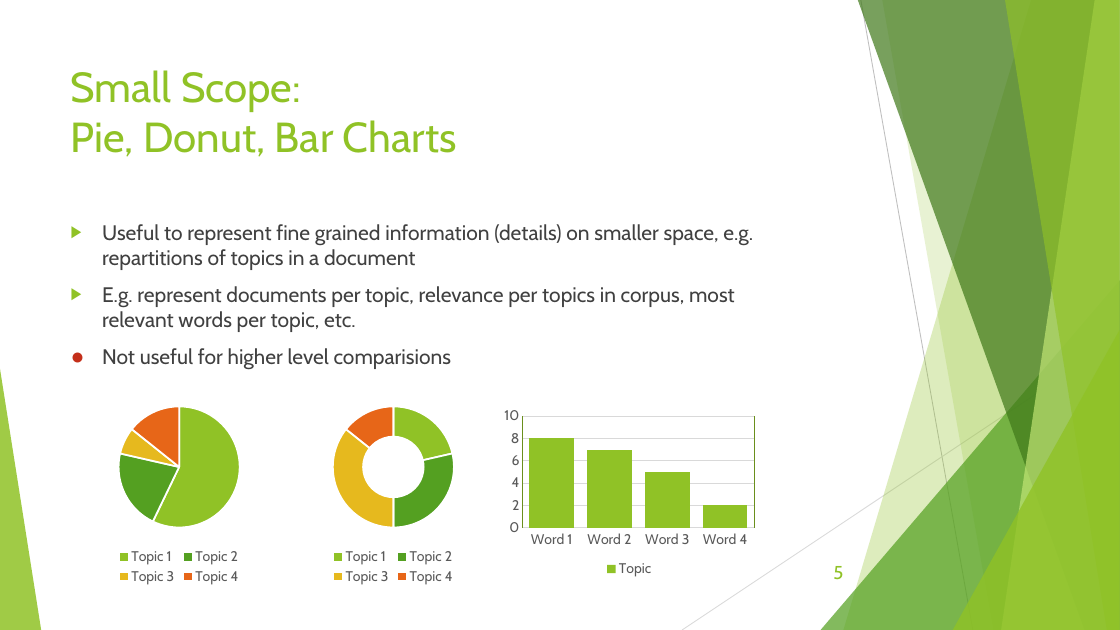
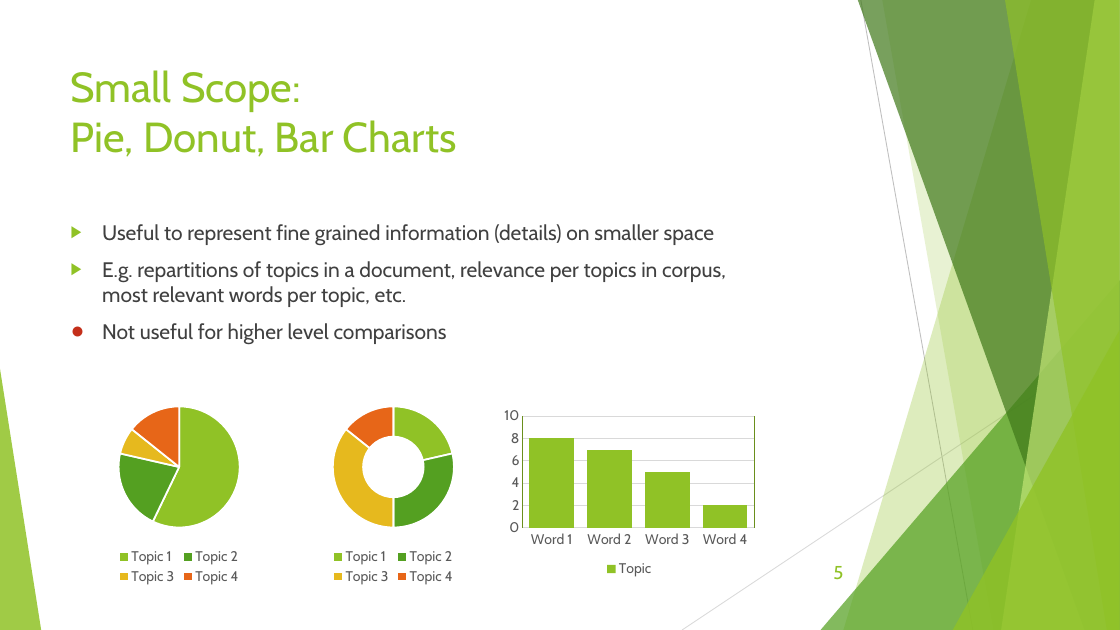
Before and after one commit to jeff2018/KnowledgeDiscoveryVisualization, a slide deck: slide 5 of Topic Model Visualization.pptx. Drawn at 1120x630 pixels with LibreOffice and Linux fonts; fonts in the diff are those of the drawing. Boxes give left, top, right and bottom in pixels: in the first picture for what was removed or moved away, otherwise in the second. Text is boxed around its words. In the diff, an @@ line names an element or a change of style, - is before the commit and + after.

Commit message:
Update powerpoint

```diff
--- a/Topic Model Visualization.pptx
+++ b/Topic Model Visualization.pptx
@@ text at (x1=102, y1=224, x2=726, y2=345): text changed @@
-▶ Useful to represent fine grained information (details) on smaller space, e.g. repartitions of topics in a document
-▶ E.g. represent documents per topic, relevance per topics in corpus, most relevant words per topic, etc.
-● Not useful for higher level comparisions
+▶ Useful to represent fine grained information (details) on smaller space
+▶ E.g. repartitions of topics in a document, relevance per topics in corpus, most relevant words per topic, etc.
+● Not useful for higher level comparisons
```
Also in this commit, not shown: 5 other slides changed, 1 slide added.
